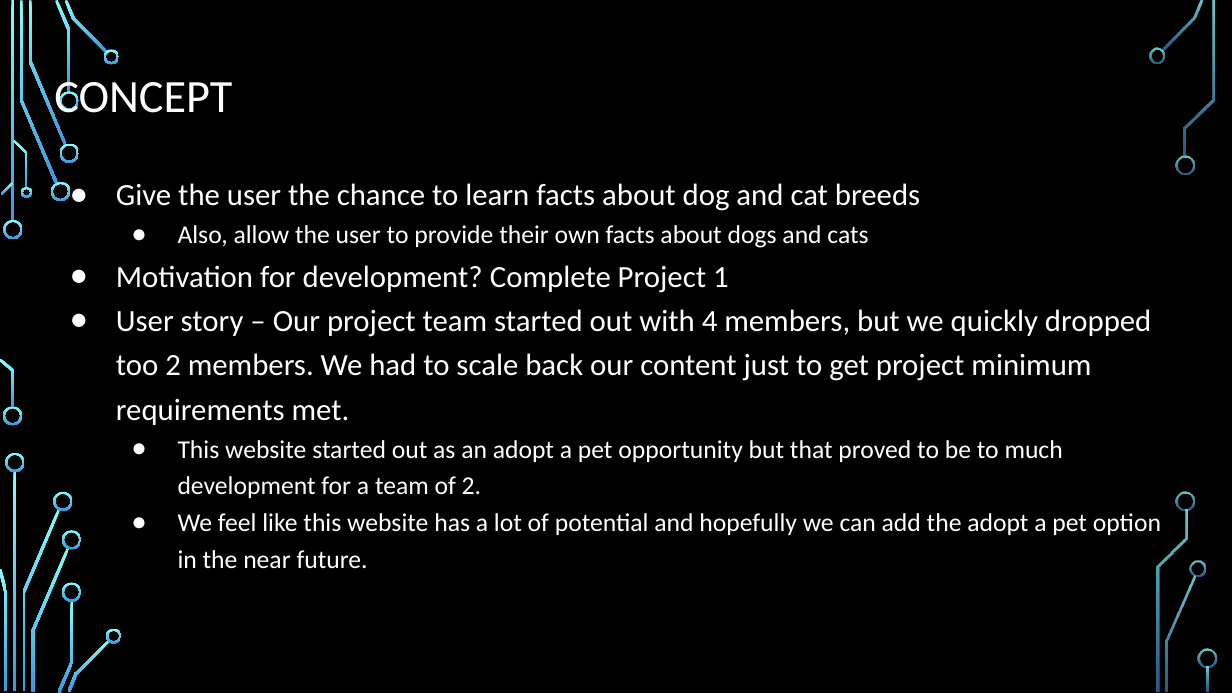
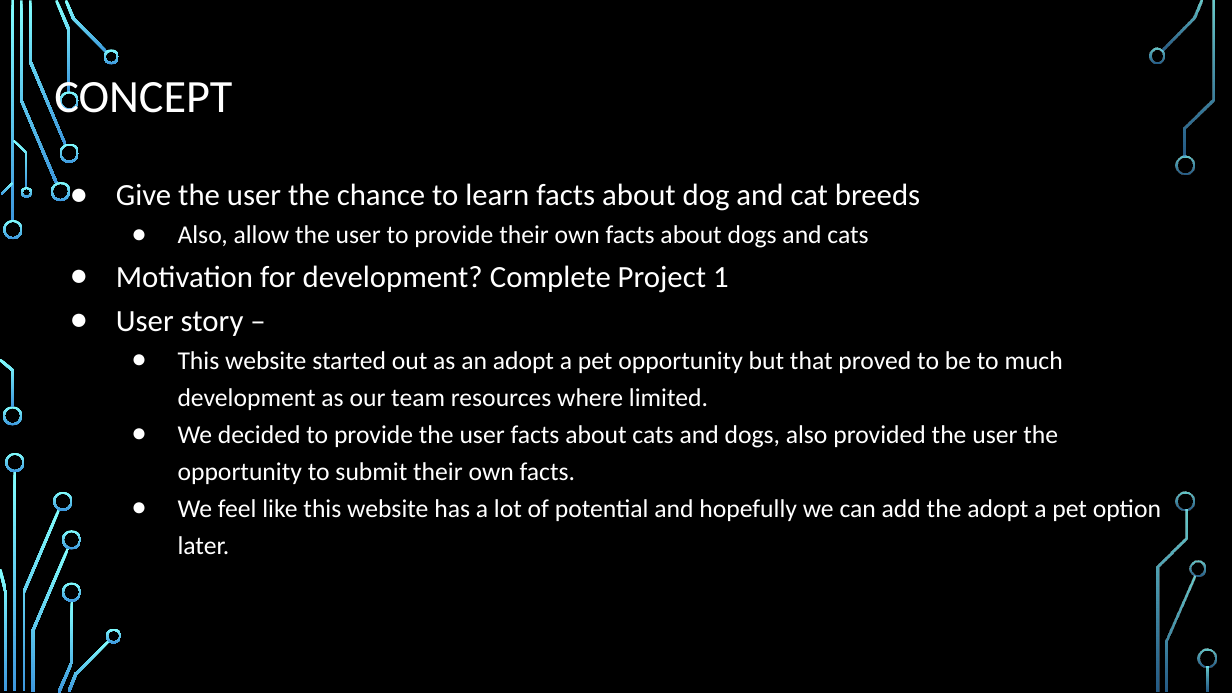
Before and after one commit to mcswajl/project-1, a slide deck: slide 3 of Project Presentation.pptx. Drawn at 1232x693 pixels with LibreOffice and Linux fonts; fonts in the diff are those of the drawing; background and template pictures are left out. Boxes give left, top, right and bottom in pixels: in the first picture for what was removed or moved away, otherwise in the second. Text is boxed around its words. In the diff, an @@ line names an element or a change of style, - is before the commit and + after.

```diff
--- a/Project Presentation.pptx
+++ b/Project Presentation.pptx
@@ text at [116, 311, 1161, 554]: text changed @@
-● User story – Our project team started out with 4 members, but we quickly dropped too 2 members. We had to scale back our content just to get project minimum requirements met.
-  ● This website started out as an adopt a pet opportunity but that proved to be to much development for a team of 2.
-  ● We feel like this website has a lot of potential and hopefully we can add the adopt a pet option in the near future.
+● User story –
+  ● This website started out as an adopt a pet opportunity but that proved to be to much development as our team resources where limited.
+  ● We decided to provide the user facts about cats and dogs, also provided the user the opportunity to submit their own facts.
+  ● We feel like this website has a lot of potential and hopefully we can add the adopt a pet option later.
```
Also in this commit, not shown: 3 other slides changed, 1 slide added, 1 slide removed, 3 other files.
